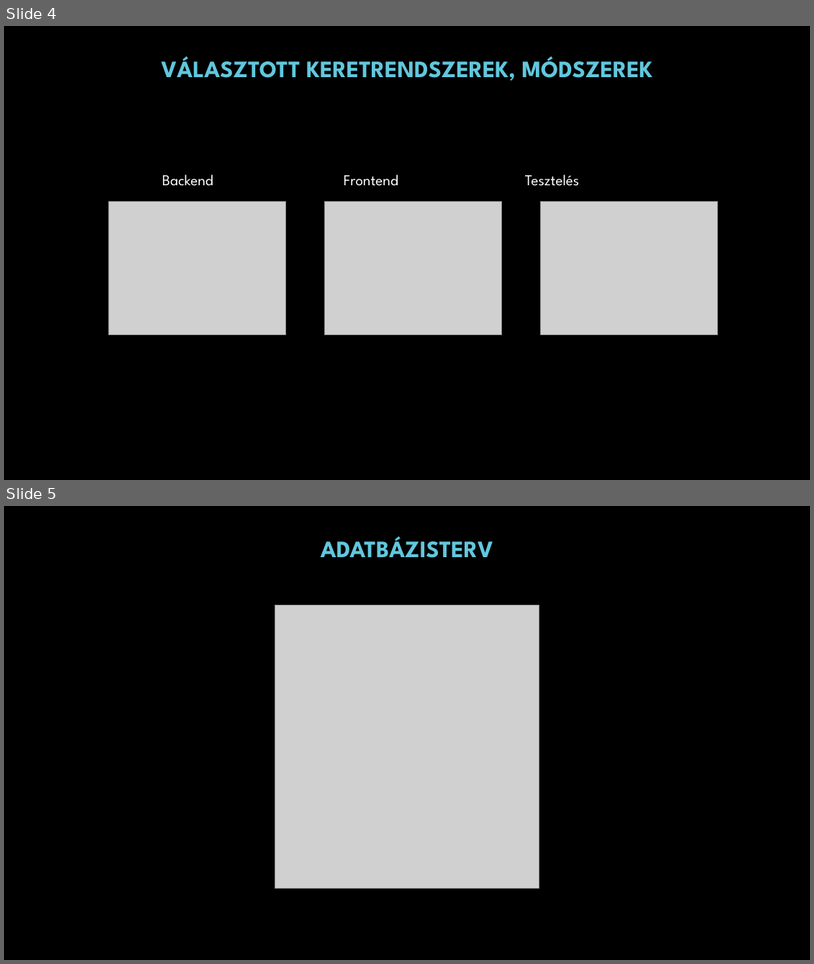
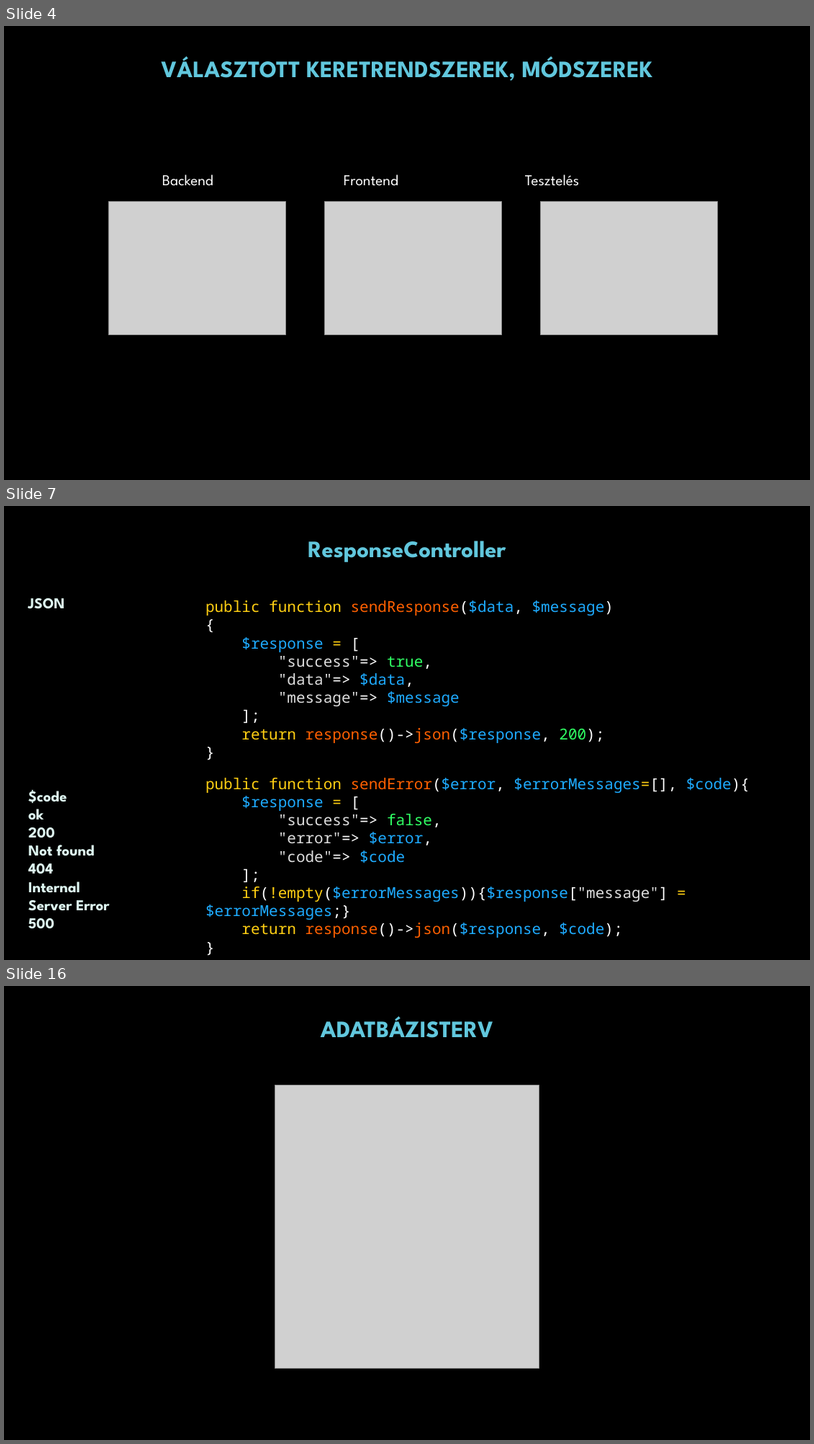
Before and after one commit to Harvester667/KTCH_Project_TeneT, a slide deck: Hairdressair_prezentáció.pptx. Shown one above the other, each under a label of ours: slides 4 and 5 before the commit, slides 4, 7 and 16 after it; the slides between them are not shown. The pictures are 814x964 and 814x1444 pixels, drawn with LibreOffice and Linux fonts; fonts in the diff are those of the drawing; grey boxes stand for pictures; background and template pictures are left out. Boxes give left, top, right and bottom in pixels: in the first picture for what was removed or moved away, otherwise in the second. Text is boxed around its words. In the diff, an @@ line names an element or a change of style, - is before the commit and + after.

```diff
--- a/Hairdressair_prezentáció.pptx
+++ b/Hairdressair_prezentáció.pptx
@@ slide 7 added at (x1=4, y1=506, x2=810, y2=960), background picture (left out) @@
@@ rectangle added at (x1=4, y1=525, x2=810, y2=572), fill #000000 at 50% opacity @@
@@ text added at (x1=308, y1=541, x2=506, y2=562), 28 pt, text #61C7DD, bold @@
+ResponseController
@@ text added at (x1=28, y1=598, x2=64, y2=609), 18 pt, text #DEF6F1, bold @@
+JSON
@@ text added at (x1=206, y1=600, x2=614, y2=743), 18 pt, text #1EABFF @@
+public function sendResponse($data, $message){
+$response = [
+"success"=> true,
+"data"=> $data,
+"message"=> $message
+];
+return response()->json($response, 200);
+}
@@ text added at (x1=206, y1=777, x2=750, y2=937), 18 pt, text #1EABFF @@
+public function sendError($error, $errorMessages=[], $code){
+$response = [
+"success"=> false,
+"error"=> $error,
+"code"=> $code
+];
+if(!empty($errorMessages)){$response["message"] = $errorMessages;}
+return response()->json($response, $code);
+}
@@ text added at (x1=28, y1=790, x2=110, y2=929), 18 pt, text #DEF6F1, bold @@
+$code
+ok
+200
+Not found
+404
+Internal Server Error
+500
@@ what was slide 5 is now slide 16 @@
```
Also in this commit, not shown: 10 other slides added.
